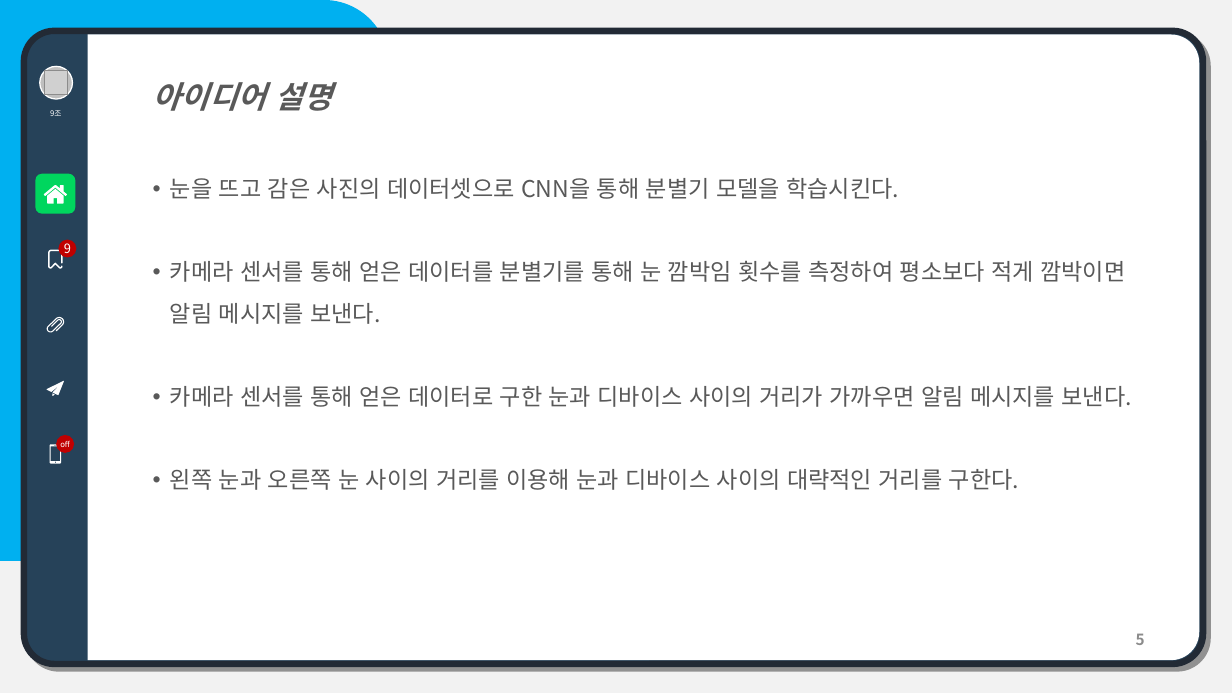
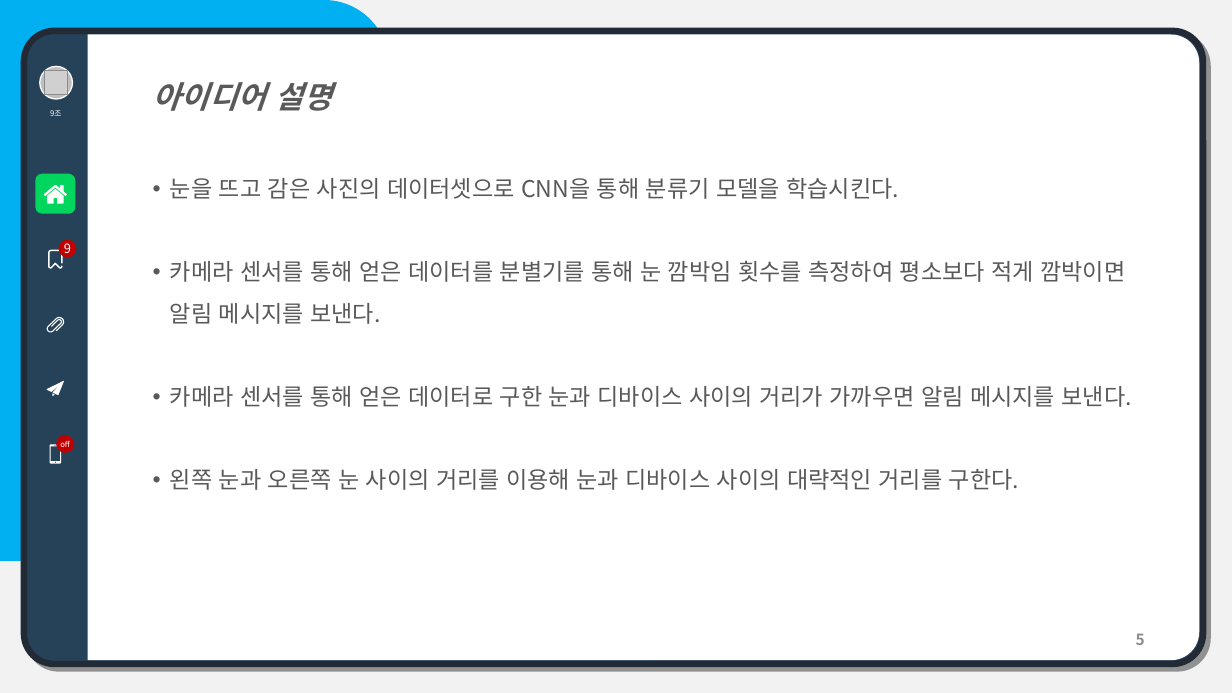
Before and after one commit to MMuhwon/OpenSourceProject, a slide deck: slide 5 of #02-1/[오픈소스전문프로젝트 Report #02-1]장재원, 조창권, 윤정환, 이석범.pptx. Drawn at 1232x693 pixels with LibreOffice and Linux fonts; fonts in the diff are those of the drawing; grey boxes stand for pictures. Boxes give left, top, right and bottom in pixels: in the first picture for what was removed or moved away, otherwise in the second. Text is boxed around its words. In the diff, an @@ line names an element or a change of style, - is before the commit and + after.

```diff
--- a/#02-1/[오픈소스전문프로젝트 Report #02-1]장재원, 조창권, 윤정환, 이석범.pptx
+++ b/#02-1/[오픈소스전문프로젝트 Report #02-1]장재원, 조창권, 윤정환, 이석범.pptx
@@ text at (170,178,899,199): text changed @@
-• 눈을 뜨고 감은 사진의 데이터셋으로 CNN을 통해 분별기 모델을 학습시킨다.
+• 눈을 뜨고 감은 사진의 데이터셋으로 CNN을 통해 분류기 모델을 학습시킨다.
```
Also in this commit, not shown: 2 other slides changed.
